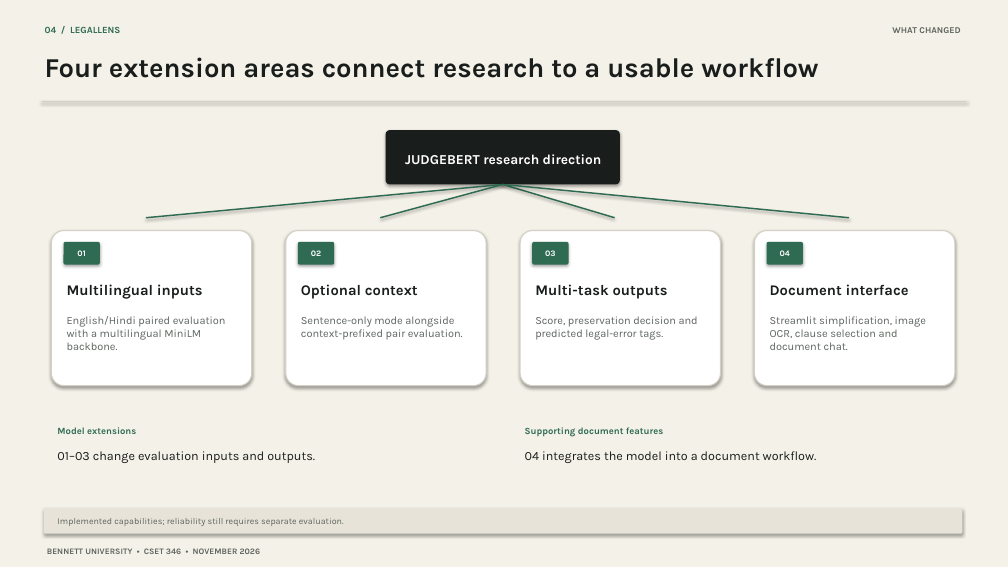
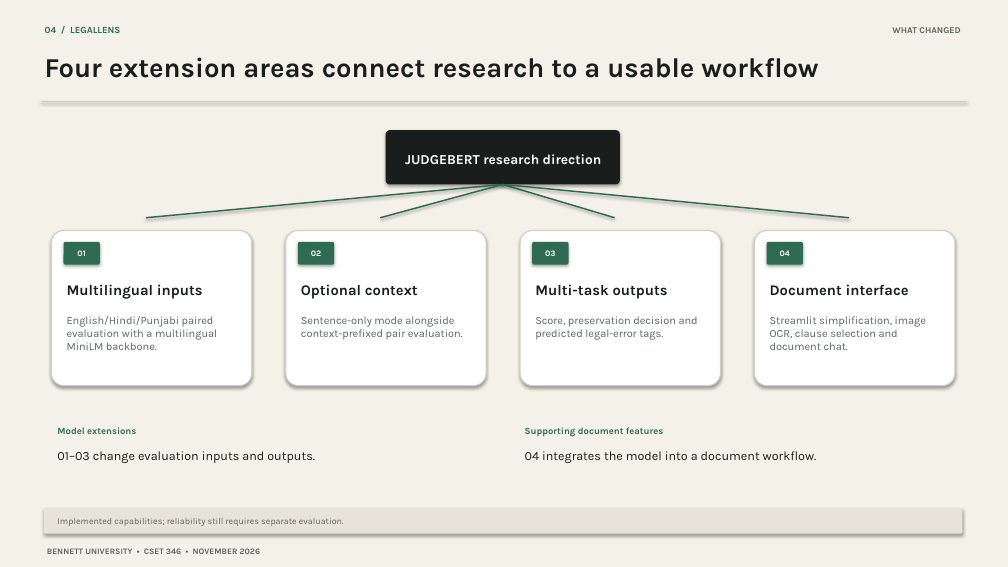
Before and after one commit to ParasGupta64/LegalLens, a slide deck: slide 4 of docs/LegalLens_Project_Presentation.pptx. Drawn at 1008x567 pixels with LibreOffice and Linux fonts; fonts in the diff are those of the drawing. Boxes give left, top, right and bottom in pixels: in the first picture for what was removed or moved away, otherwise in the second. Text is boxed around its words. In the diff, an @@ line names an element or a change of style, - is before the commit and + after.

```diff
--- a/docs/LegalLens_Project_Presentation.pptx
+++ b/docs/LegalLens_Project_Presentation.pptx
@@ text at box(67, 316, 217, 350): text changed @@
-English/Hindi paired evaluation with a multilingual MiniLM backbone.
+English/Hindi/Punjabi paired evaluation with a multilingual MiniLM backbone.
```
Also in this commit, not shown: 4 other slides changed, 2 other files.
